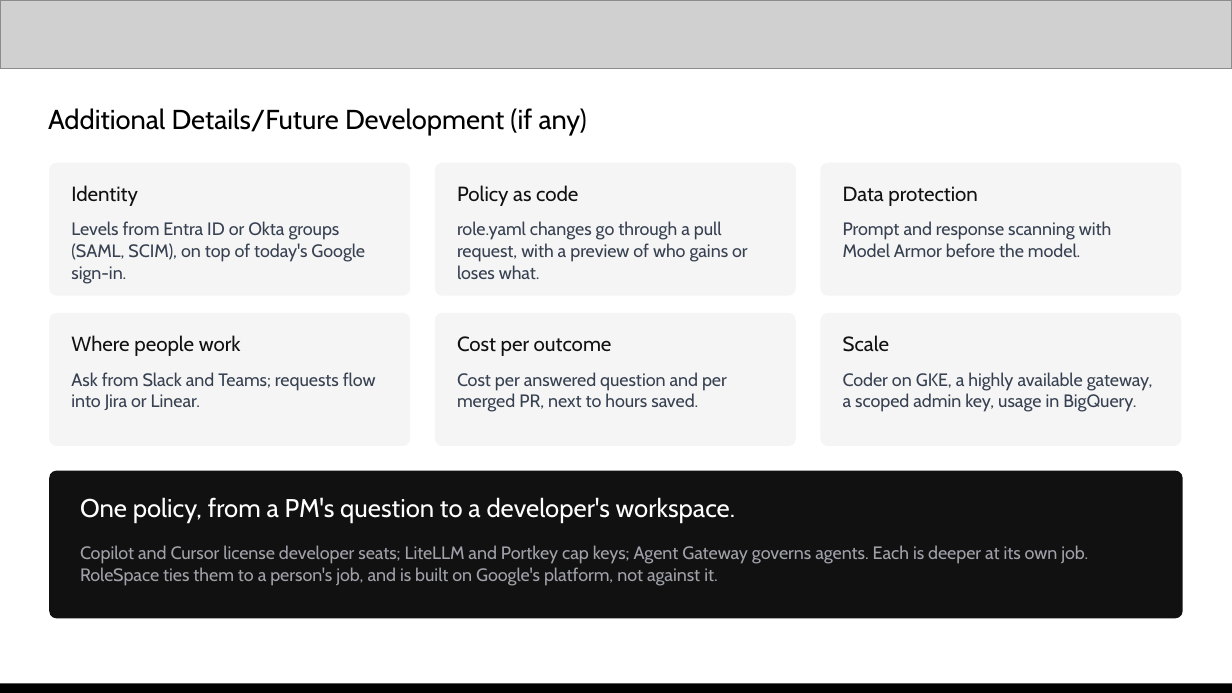
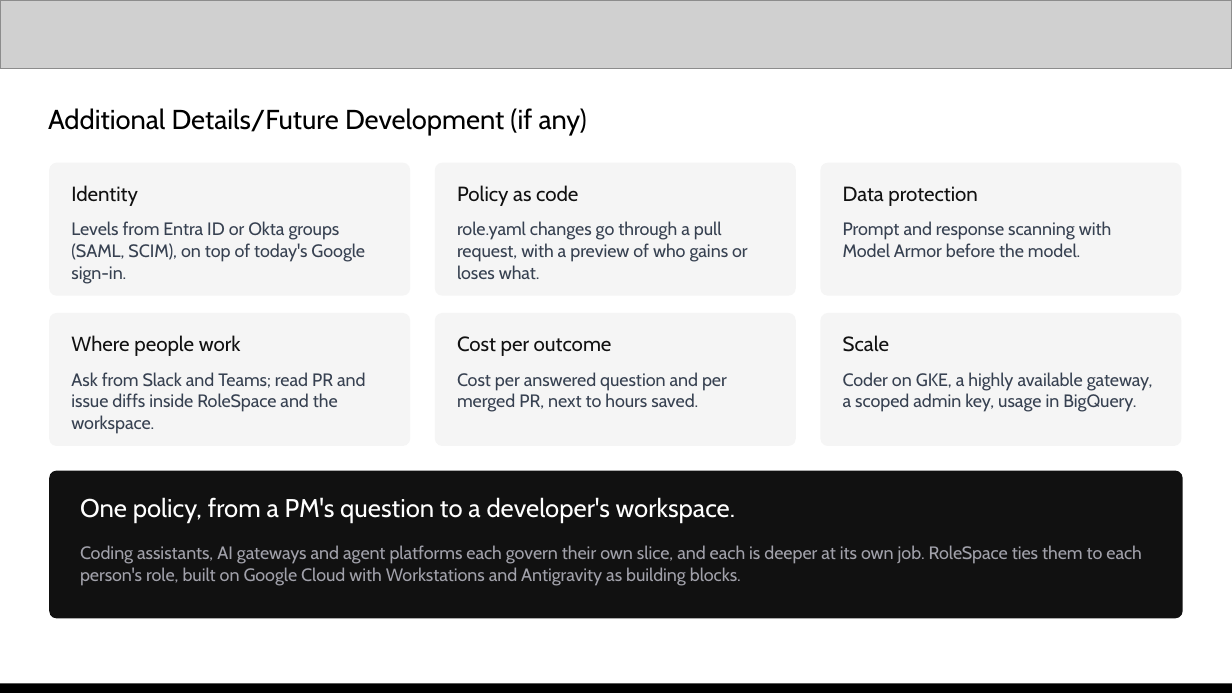
Before and after one commit to praveensaharan/RoleSpace, a slide deck: slide 20 of docs/deck/RoleSpace-AI-Builder-Cup-submission.pptx (slide 18 before the commit). Drawn at 1232x693 pixels with LibreOffice and Linux fonts; fonts in the diff are those of the drawing; grey boxes stand for pictures. Boxes give left, top, right and bottom in pixels: in the first picture for what was removed or moved away, otherwise in the second. Text is boxed around its words. In the diff, an @@ line names an element or a change of style, - is before the commit and + after.

Commit message:
[modify] submission docs: Google Cloud section, new diagrams and deck

```diff
--- a/docs/deck/RoleSpace-AI-Builder-Cup-submission.pptx
+++ b/docs/deck/RoleSpace-AI-Builder-Cup-submission.pptx
@@ text at <box>71,372,366,434</box>: text changed @@
-Ask from Slack and Teams; requests flow into Jira or Linear.
+Ask from Slack and Teams; read PR and issue diffs inside RoleSpace and the workspace.
@@ text at <box>80,545,1142,586</box>: text changed @@
-Copilot and Cursor license developer seats; LiteLLM and Portkey cap keys; Agent Gateway governs agents. Each is deeper at its own job. RoleSpace ties them to a person's job, and is built on Google's platform, not against it.
+Coding assistants, AI gateways and agent platforms each govern their own slice, and each is deeper at its own job. RoleSpace ties them to each person's role, built on Google Cloud with Workstations and Antigravity as building blocks.
```
Also in this commit, not shown: 8 other slides changed, 2 slides added, 13 other files.
